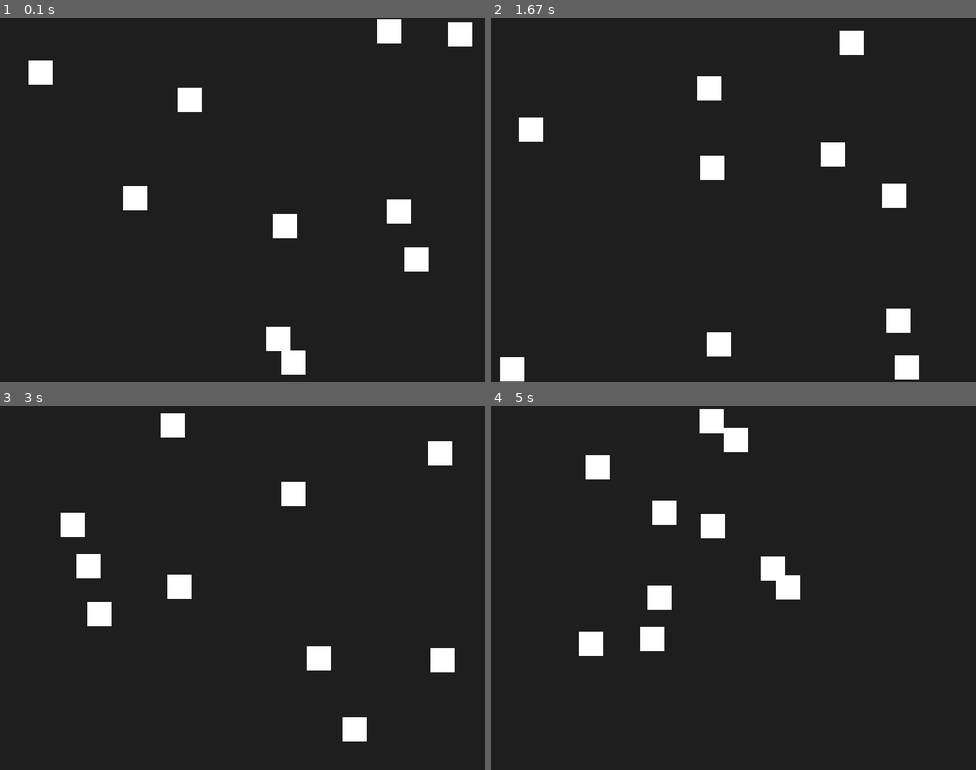
Above: before the commit, frames 1-4 (two rows, left to right).
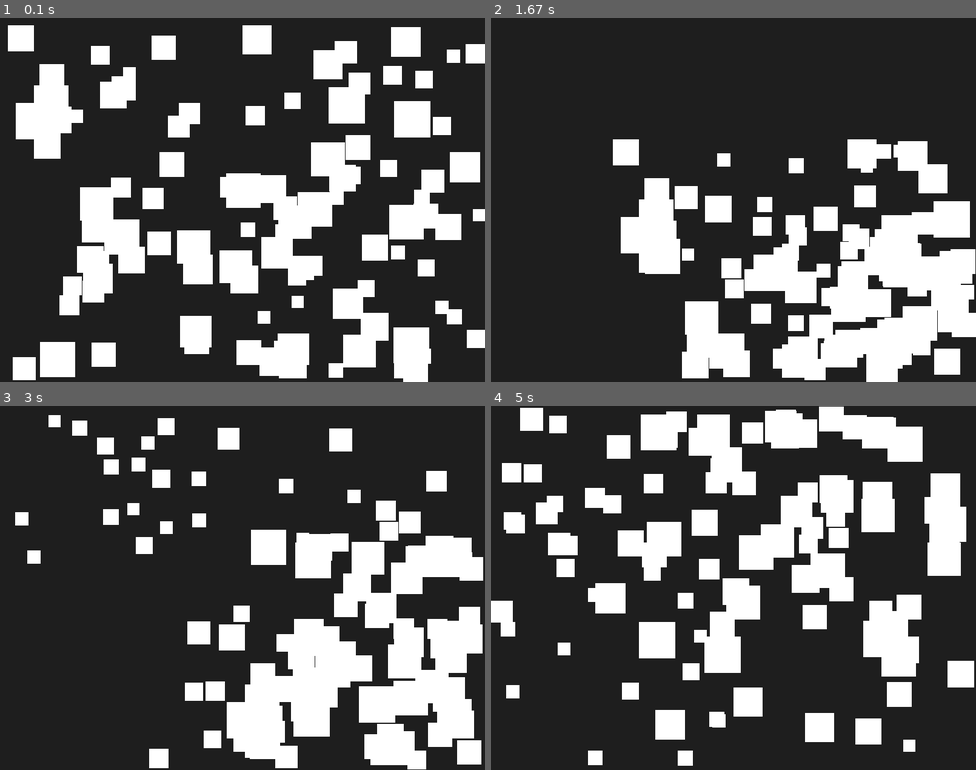
Above: after the commit, the same moments.

Repository: varsa7777/lab8-pygame
Game: pygame game, started from main.py
The game is run twice, just before and just after one commit, with the same random seed, the same clock (stepped at 60 frames per second) and the same inputs.
Inputs:
- Up to frame 1 (0.1 s): no input
- Up to frame 2 (1.67 s): no input
- Up to frame 3 (3 s): no input
- Up to frame 4 (5 s): no input

The runs differ from the first frame. In frame 1, 30% of the frame differs, in the area x 1-100%, y 0-100%; in frame 2, 25%; in frame 3, 26%; in frame 4, 29%.

Commit message:
feat: max speed as a function of size

Diff:
--- a/main.py
+++ b/main.py
@@ -5,8 +5,9 @@
 
 SCREEN_WIDTH = 800
 SCREEN_HEIGHT = 600
-SQUARE_SIZE = 40
-SQUARE_COUNT = 10
+MIN_SQUARE_SIZE = 20
+MAX_SQUARE_SIZE = 60
+SQUARE_COUNT = 100
 FPS = 60
 
 @dataclass
@@ -25,10 +26,11 @@
 def create_squares(count: int) -> List[Square]:
     squares: List[Square] = []
     for _ in range(count):
+        SQUARE_SIZE = random.randint(MIN_SQUARE_SIZE, MAX_SQUARE_SIZE)
         x = random.randint(0, SCREEN_WIDTH - SQUARE_SIZE)
         y = random.randint(0, SCREEN_HEIGHT - SQUARE_SIZE)
-        vx = random.choice([-3, -2, -1, 1, 2, 3])
-        vy = random.choice([-3, -2, -1, 1, 2, 3])
+        vx = 100 / SQUARE_SIZE
+        vy = 100 / SQUARE_SIZE
         rect = pygame.Rect(x, y, SQUARE_SIZE, SQUARE_SIZE)
         squares.append(Square(rect=rect, velocity=(vx, vy)))
     return squares
@@ -48,11 +50,11 @@
 
         if square.rect.left < 0 or square.rect.right > SCREEN_WIDTH:
             square.velocity = (-square.velocity[0], square.velocity[1])
-            square.rect.x = max(0, min(square.rect.x, SCREEN_WIDTH - SQUARE_SIZE))
+            square.rect.x = max(0, min(square.rect.x, SCREEN_WIDTH - square.rect.size[0]))
 
         if square.rect.top < 0 or square.rect.bottom > SCREEN_HEIGHT:
             square.velocity = (square.velocity[0], -square.velocity[1])
-            square.rect.y = max(0, min(square.rect.y, SCREEN_HEIGHT - SQUARE_SIZE))
+            square.rect.y = max(0, min(square.rect.y, SCREEN_HEIGHT - square.rect.size[0]))
 
 
 def draw_squares(screen: pygame.Surface, squares: List[Square]) -> None:
